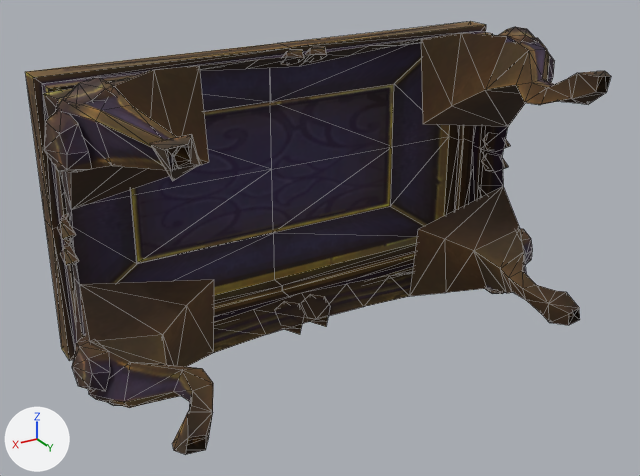
One commit to the OBJ model sceneobjs/huodong_fuben_647/huodong_fuben_647jiaju04.obj: the scene before it, then after it.
Before and after are seen from a camera (50 mm lens) standing at (99.9, 129.7, 73.2) and looking at (4.3, -29.7, -6.5). Arrows for +X, +Y and +Z are at lower left; the lights stay in place. Mesh edges are drawn as thin lines. Where no turn or scale is listed for an object, it has been applied to the vertices.

The first picture shows 'huodong_fuben_647jiaju04'.
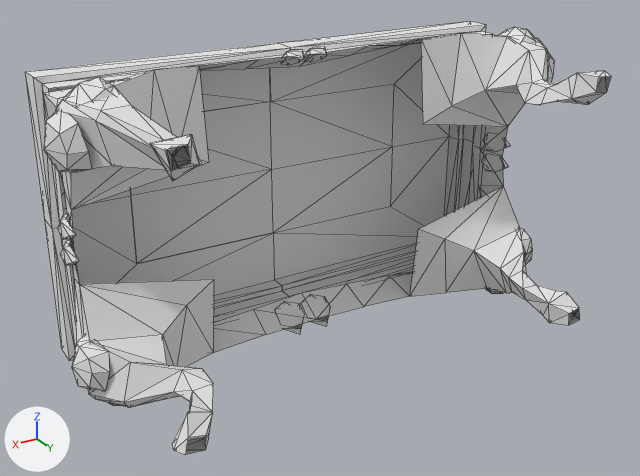
What the commit changed:
Material 'material_1' (mat_material_1_1) is new.
Its base color is (0.8, 0.8, 0.8) (white #e7e7e7).
Its roughness is 1.0.
me_huodong_fuben_647jiaju04 has 526 vertices, 808 faces and spans x -62.9..62.9, y -60.5..-0.2, z -35.8..35.8.
me_huodong_fuben_647jiaju04 no longer uses material mat_material_1 (picture img_huodong_fuben_647jiaju04_png).
me_huodong_fuben_647jiaju04 now uses material mat_material_1_1 (white #e7e7e7).

What differs and where, as boxes (x1, y1, x2, y2) in the pictures (640 x 476 px):
'huodong_fuben_647jiaju04', recoloured
    both: (25, 21, 611, 455)
